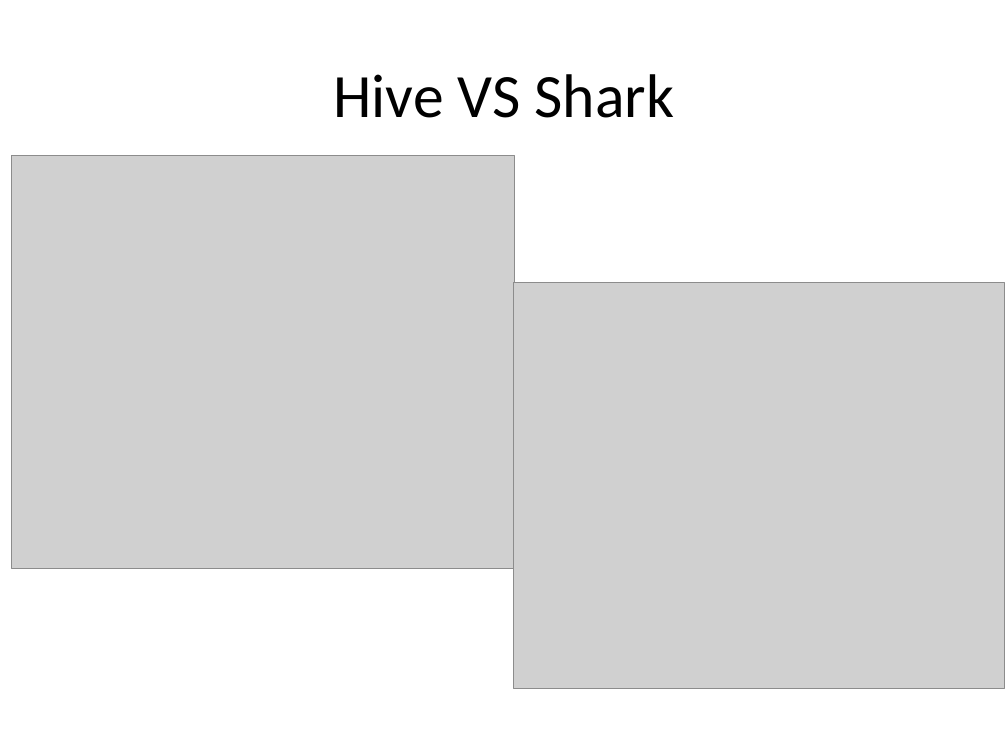
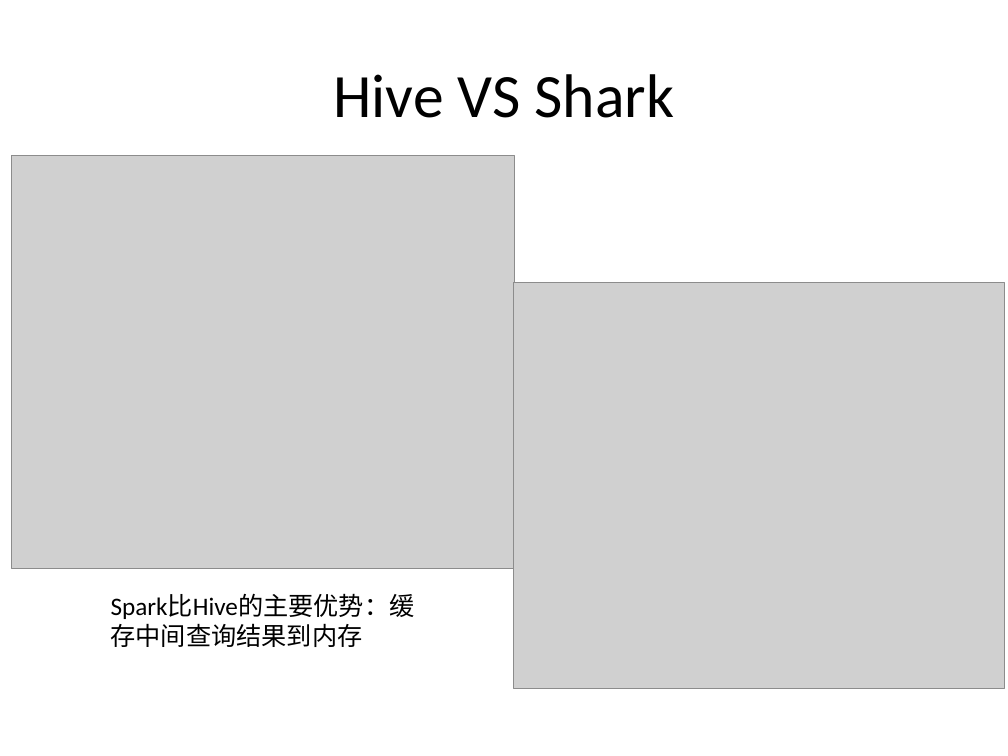
Before and after one commit to wuxingdexian/seminar, a slide deck: slide 24 of 整合.pptx. Drawn at 1008x756 pixels with LibreOffice and Linux fonts; fonts in the diff are those of the drawing; grey boxes stand for pictures. Boxes give left, top, right and bottom in pixels: in the first picture for what was removed or moved away, otherwise in the second. Text is boxed around its words. In the diff, an @@ line names an element or a change of style, - is before the commit and + after.

```diff
--- a/整合.pptx
+++ b/整合.pptx
@@ text added at (111, 595, 415, 647), 18 pt, text #000000 @@
+Spark比Hive的主要优势：缓存中间查询结果到内存
```
Also in this commit, not shown: 9 other slides changed, 14 slides added, 3 slides removed, 3 other files.
